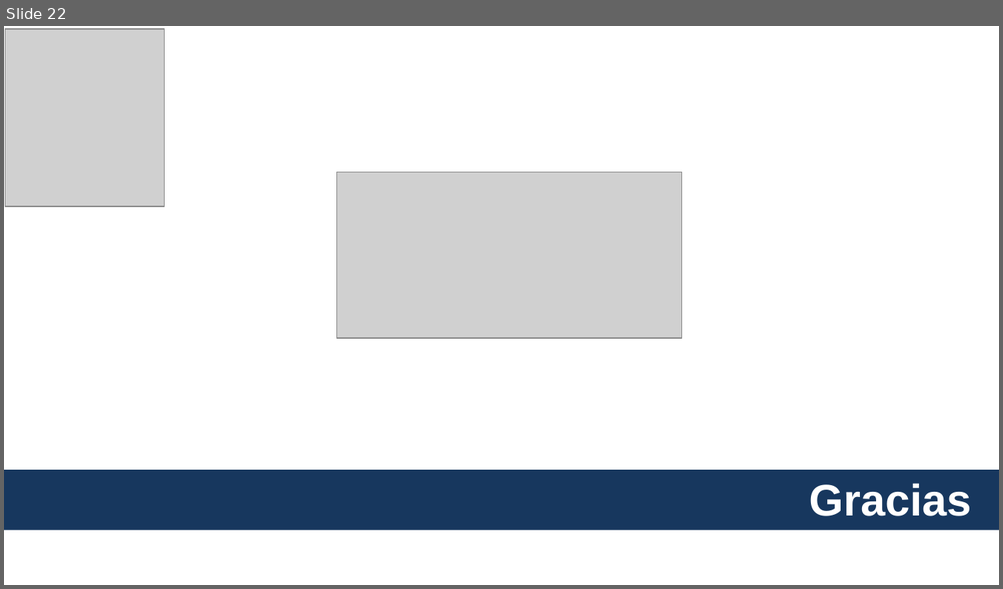
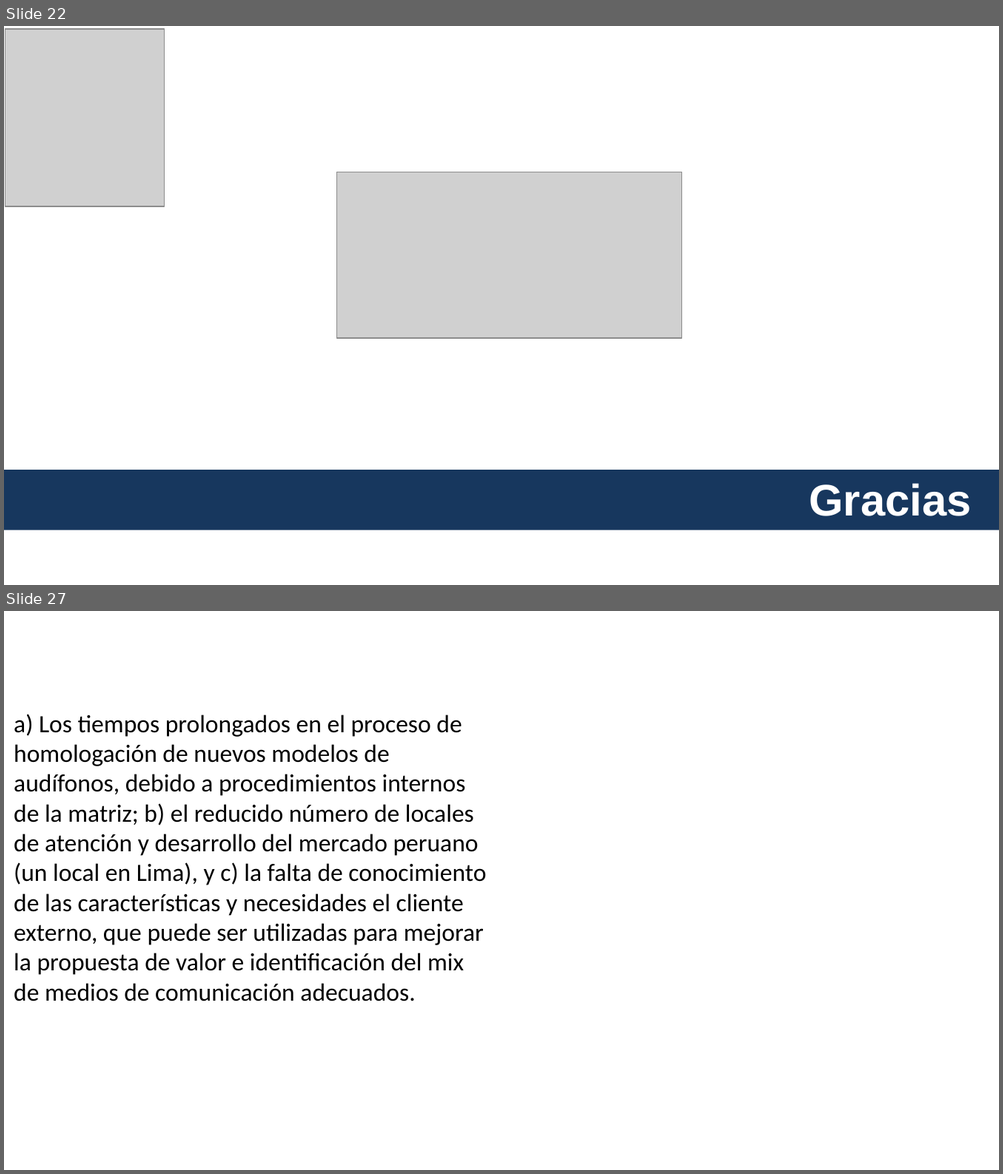
Before and after one commit to dmontjoy/starkey, a slide deck: PresentaciónStarkey.pptx. Shown one above the other, each under a label of ours: slide 22 before the commit, slides 22 and 27 after it; the slides between them are not shown. The pictures are 1003x589 and 1003x1174 pixels, drawn with LibreOffice and Linux fonts; fonts in the diff are those of the drawing; grey boxes stand for pictures; background and template pictures are left out. Boxes give left, top, right and bottom in pixels: in the first picture for what was removed or moved away, otherwise in the second. Text is boxed around its words. In the diff, an @@ line names an element or a change of style, - is before the commit and + after.

```diff
--- a/PresentaciónStarkey.pptx
+++ b/PresentaciónStarkey.pptx
@@ slide 27 added at <box>4,611,999,1170</box>, background #FFFFFF @@
@@ text added at <box>14,714,486,1002</box>, 18 pt, text #000000 @@
+a) Los tiempos prolongados en el proceso de homologación de nuevos modelos de audífonos, debido a procedimientos internos de la matriz; b) el reducido número de locales de atención y desarrollo del mercado peruano (un local en Lima), y c) la falta de conocimiento de las características y necesidades el cliente externo, que puede ser utilizadas para mejorar la propuesta de valor e identificación del mix de medios de comunicación adecuados.
```
Also in this commit, not shown: 6 other slides added, 22 other files.
